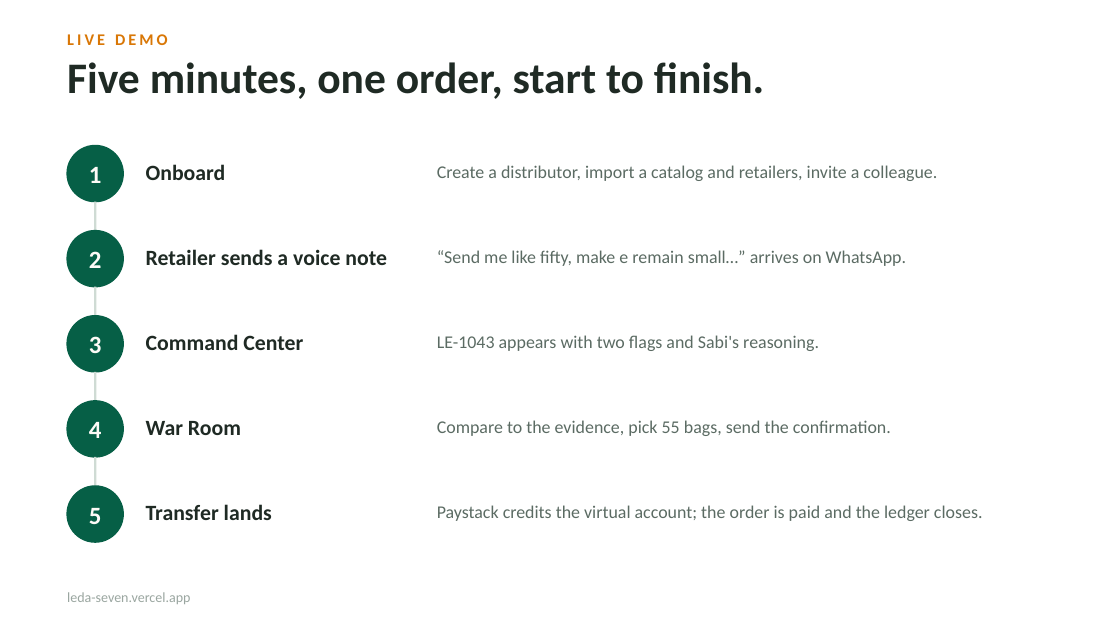
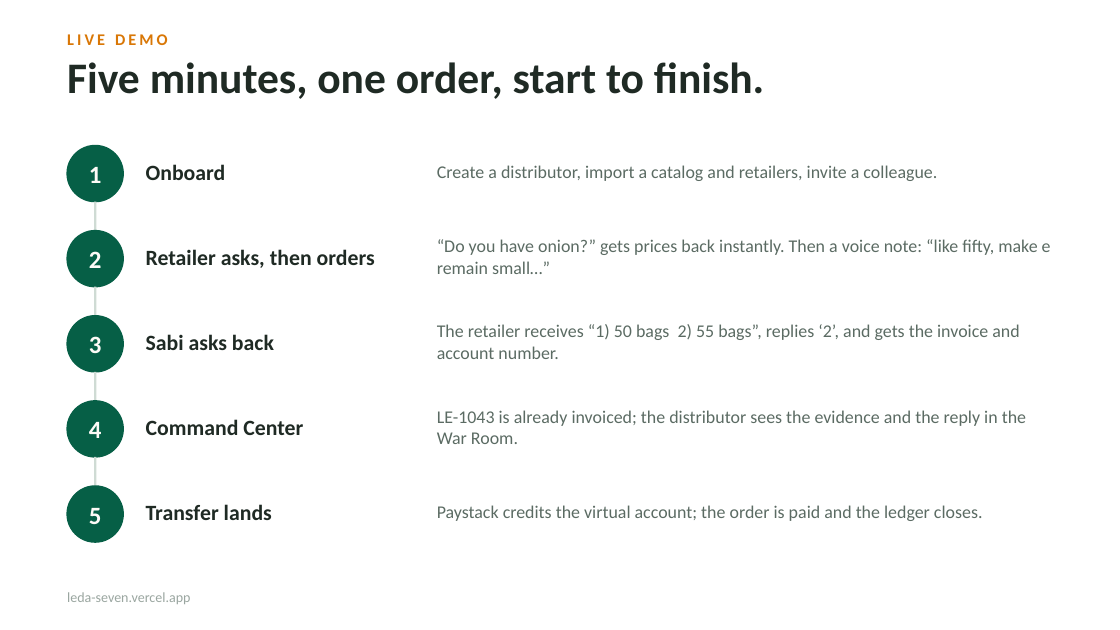
Before and after one commit to treasurebby/Leda, a slide deck: slide 10 of docs/Leda-Hackathon-Demo.pptx. Drawn at 1120x630 pixels with LibreOffice and Linux fonts; fonts in the diff are those of the drawing. Boxes give left, top, right and bottom in pixels: in the first picture for what was removed or moved away, otherwise in the second. Text is boxed around its words. In the diff, an @@ line names an element or a change of style, - is before the commit and + after.

```diff
--- a/docs/Leda-Hackathon-Demo.pptx
+++ b/docs/Leda-Hackathon-Demo.pptx
@@ text at [437, 239, 1051, 274]: text changed @@
-“Send me like fifty, make e remain small…” arrives on WhatsApp.
+“Do you have onion?” gets prices back instantly. Then a voice note: “like fifty, make e remain small…”
@@ text at [146, 249, 375, 268]: text changed @@
-Retailer sends a voice note
+Retailer asks, then orders
@@ text at [437, 324, 1019, 359]: text changed @@
-LE-1043 appears with two flags and Sabi's reasoning.
+The retailer receives “1) 50 bags 2) 55 bags”, replies ‘2’, and gets the invoice and account number.
@@ text added at [146, 334, 274, 350], 14 pt, text #1F2A24, bold @@
+Sabi asks back
@@ text "Command Center": place and size @@
-text "Command Center" at [146, 334, 303, 350]
+text "Command Center" at [146, 419, 303, 435]
@@ text at [437, 410, 1026, 444]: text changed @@
-Compare to the evidence, pick 55 bags, send the confirmation.
+LE-1043 is already invoiced; the distributor sees the evidence and the reply in the War Room.
@@ text removed at [146, 421, 241, 435] @@
-War Room
```
Also in this commit, not shown: 2 other slides changed.
